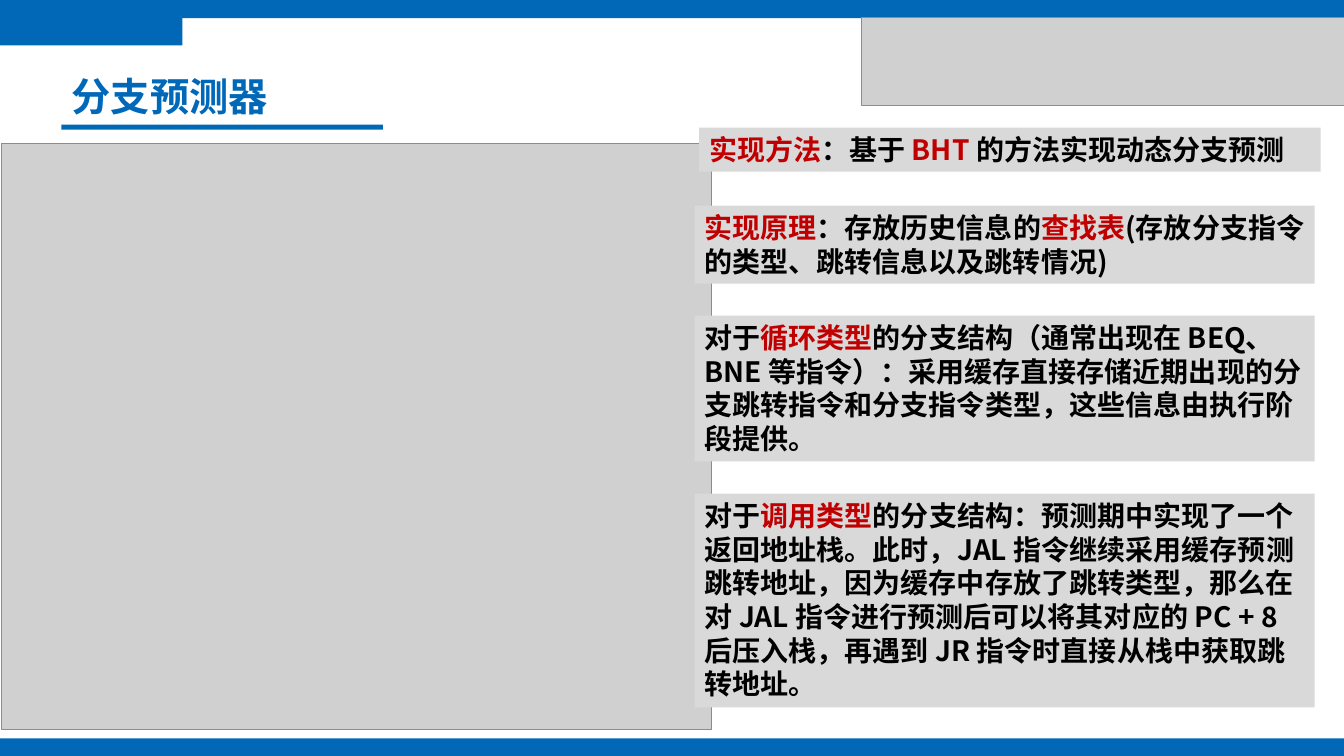
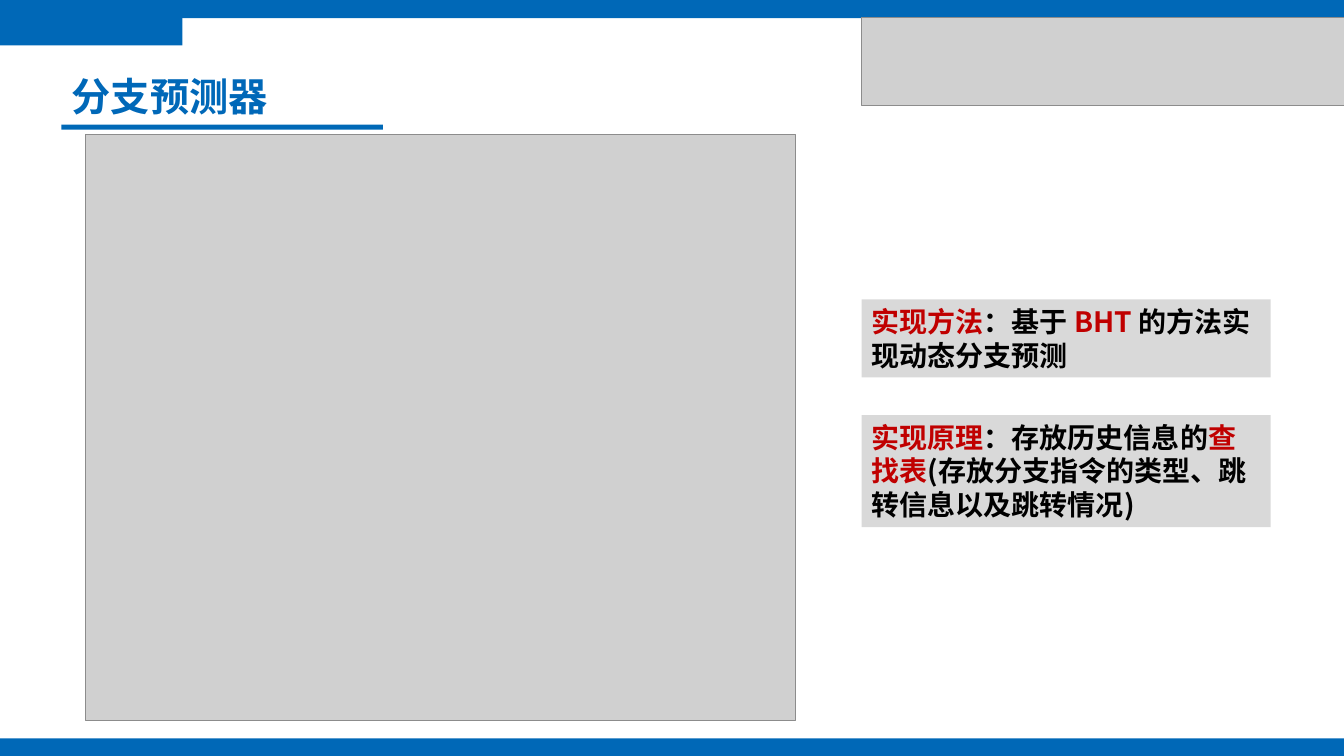
Before and after one commit to KuangjuX-Archived/SimpleMIPS, a slide deck: slide 13 of report/14组-体系结构答辩.pptx (slide 11 before the commit). Drawn at 1344x756 pixels with LibreOffice and Linux fonts; fonts in the diff are those of the drawing; grey boxes stand for pictures. Boxes give left, top, right and bottom in pixels: in the first picture for what was removed or moved away, otherwise in the second. Text is boxed around its words. In the diff, an @@ line names an element or a change of style, - is before the commit and + after.

```diff
--- a/report/14组-体系结构答辩.pptx
+++ b/report/14组-体系结构答辩.pptx
@@ picture: place and size @@
-picture at [2,144,712,730]
+picture at [86,134,796,720]
@@ rectangle "实现方法：基于 BHT 的方法实现动态分支预测": place and size @@
-rectangle "实现方法：基于 BHT 的方法实现动态分支预测" at [700,128,1322,172]
+rectangle "实现方法：基于 BHT 的方法实现动态分支预测" at [862,299,1271,377]
@@ rectangle removed at [695,316,1315,462] @@
-对于循环类型的分支结构（通常出现在 BEQ、BNE 等指令）：采用缓存直接存储近期出现的分支跳转指令和分支指令类型，这些信息由执行阶段提供。
@@ rectangle "实现原理：存放历史信息的查找表(存放分支指令的类型、跳转信息以及跳转情况)": place and size @@
-rectangle "实现原理：存放历史信息的查找表(存放分支指令的类型、跳转信息以及跳转情况)" at [695,206,1315,283]
+rectangle "实现原理：存放历史信息的查找表(存放分支指令的类型、跳转信息以及跳转情况)" at [862,415,1271,527]
@@ rectangle removed at [695,494,1315,708] @@
-对于调用类型的分支结构：预测期中实现了一个返回地址栈。此时，JAL 指令继续采用缓存预测跳转地址，因为缓存中存放了跳转类型，那么在对 JAL 指令进行预测后可以将其对应的 PC + 8 后压入栈，再遇到 JR 指令时直接从栈中获取跳转地址。
```
Also in this commit, not shown: 7 other slides changed, 1 slide added, 1 slide removed.
